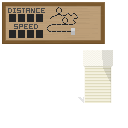
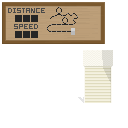
Comparing the layer stacks of the two 128px x 128px images. Changes:
painted on "Layer 6" over [9, 14, 43, 38]
